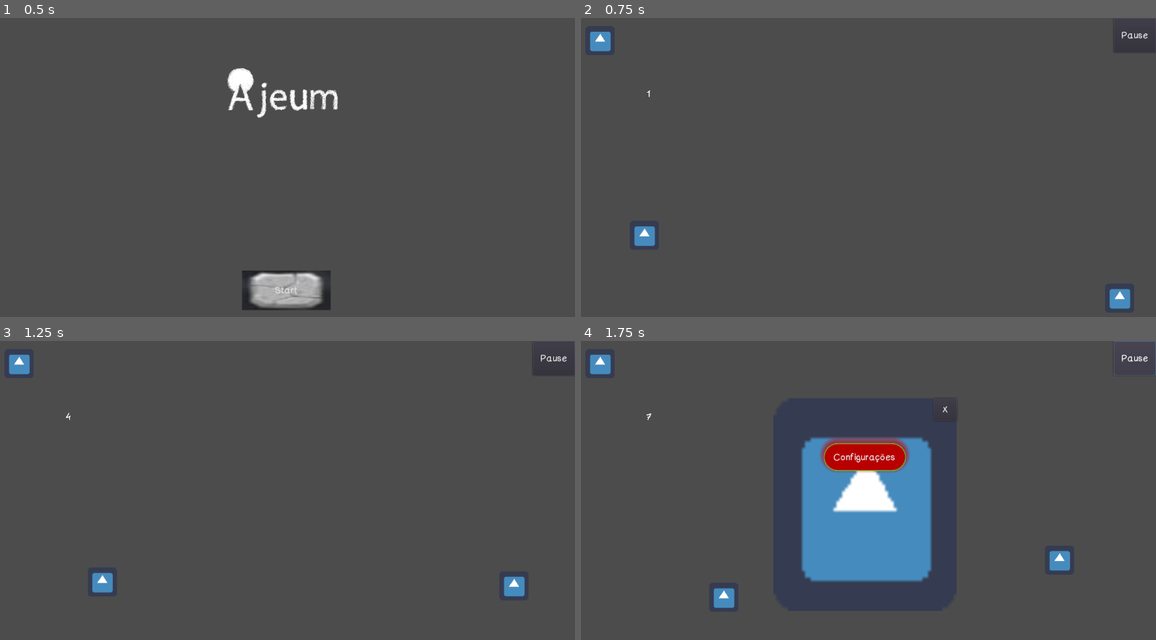
Above: before the commit, frames 1-4 (two rows, left to right).
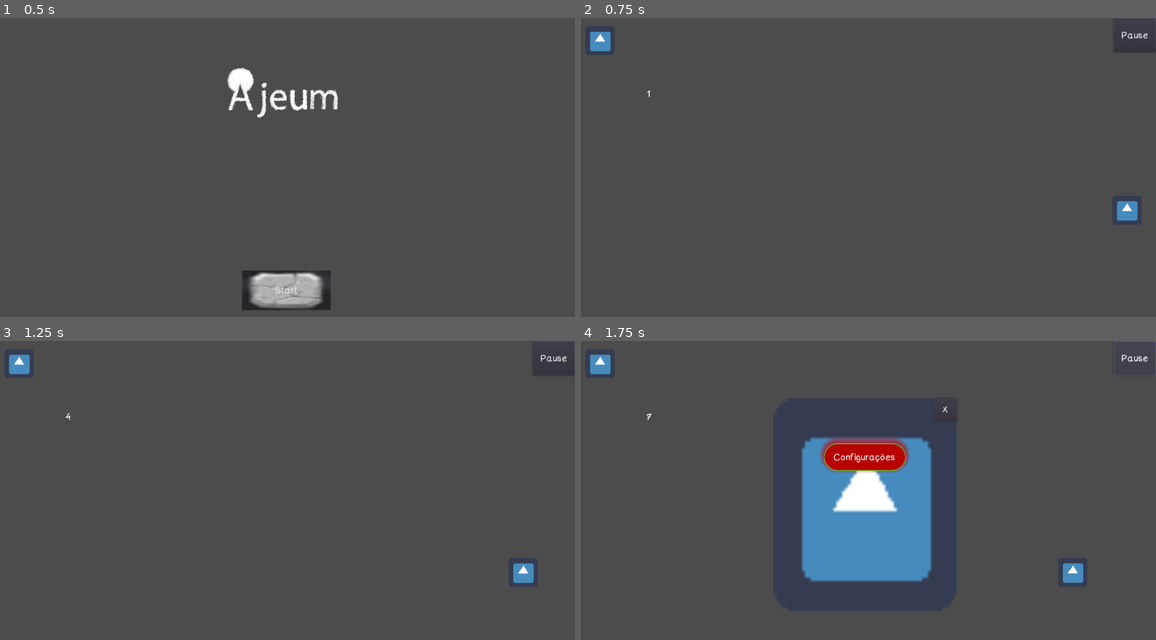
Above: after the commit, the same moments.

Repository: nathanalvez/Ajeum
Game: Godot game, scene res://Scenes/StartScene.tscn
Same seed, same stepped clock (60 frames per second), same inputs: the game is played once before the commit and once after it. The engine's default icon, where the game draws it, is replaced by a stand-in: a white triangle on a blue panel in a dark square.
Inputs:
- Up to frame 1 (0.5 s): no input
- Up to frame 2 (0.75 s): click "Start" at 0.5 s
- Up to frame 3 (1.25 s): no input
- Up to frame 4 (1.75 s): click "Pause" at 1.25 s

Frame 1 is identical in both runs. In frame 2, 0.7% of the frame differs, in the area x 9-97%, y 61-98%; in frame 3, 0.6%; in frame 4, 0.7%.

Commit message:
Tuesday Lesson

Diff:
--- a/HUD's/HUD_Scripts/Main_Menu.gd
+++ b/HUD's/HUD_Scripts/Main_Menu.gd
@@ -1,21 +1,21 @@
 extends Control
 
-var isPauseVisible = false
+var isPauseVisible = false #booleana que controla se o menu de pause está visível ou não
 
 func _ready():
 	pass # Replace with function body.
 
 func _process(delta):
-	if (isPauseVisible):
-		show()
-	else:
-		hide()
+	if (isPauseVisible): #se está pausado
+		show() #mostrar menu de pause
+	else:#se ele não está pausado
+		hide() #não mostrar o menu de pause.
 
-func _on_Pause_pressed():
+func _on_Pause_pressed(): #quando pressionarmos o butão, invertemos o valor da booleana.
 	if (isPauseVisible == true):
 		isPauseVisible = false
 	else:
 		isPauseVisible = true
 
-func _on_Exit_pressed():
+func _on_Exit_pressed(): #signal utilizado para fechar o menu de pause.
 	isPauseVisible = false
--- a/Scenes/Main.tscn
+++ b/Scenes/Main.tscn
@@ -29,7 +29,7 @@
 [node name="HUD_Main" parent="." instance=ExtResource( 3 )]
 
 [node name="Cliente" type="KinematicBody2D" parent="."]
-position = Vector2( 1216, 647 )
+position = Vector2( 1233, 395 )
 script = ExtResource( 4 )
 type = 1
 waypoints = [ "point1", "point2", "point3", "point4", "point5", "point6", "point7", "point8" ]
@@ -41,48 +41,59 @@
 position = Vector2( 1, 0 )
 shape = SubResource( 2 )
 
-[node name="Cliente2" type="KinematicBody2D" parent="."]
-position = Vector2( 127, 462 )
-script = ExtResource( 4 )
-type = 1
-waypoints = [ "point8", "point7", "point6", "point5", "point4", "point3", "point2", "point1" ]
+[node name="Waypoint0" type="Node" parent="."]
 
-[node name="Sprite" type="Sprite" parent="Cliente2"]
-texture = ExtResource( 1 )
+[node name="point1" type="Position2D" parent="Waypoint0"]
+position = Vector2( 1144, 549 )
 
-[node name="CollisionShape2D" type="CollisionShape2D" parent="Cliente2"]
-position = Vector2( 1, 0 )
-shape = SubResource( 2 )
+[node name="point2" type="Position2D" parent="Waypoint0"]
+position = Vector2( 1052, 482 )
 
-[node name="point1" type="Position2D" parent="."]
-position = Vector2( 1164, 550 )
+[node name="point3" type="Position2D" parent="Waypoint0"]
+position = Vector2( 926, 423 )
 
-[node name="point2" type="Position2D" parent="."]
-position = Vector2( 1072, 483 )
+[node name="point4" type="Position2D" parent="Waypoint0"]
+position = Vector2( 776, 414 )
 
-[node name="point3" type="Position2D" parent="."]
-position = Vector2( 946, 424 )
+[node name="point5" type="Position2D" parent="Waypoint0"]
+position = Vector2( 620, 452 )
 
-[node name="point4" type="Position2D" parent="."]
-position = Vector2( 796, 415 )
+[node name="point6" type="Position2D" parent="Waypoint0"]
+position = Vector2( 501, 527 )
 
-[node name="point5" type="Position2D" parent="."]
-position = Vector2( 640, 453 )
+[node name="point7" type="Position2D" parent="Waypoint0"]
+position = Vector2( 378, 579 )
 
-[node name="point6" type="Position2D" parent="."]
-position = Vector2( 521, 528 )
+[node name="point8" type="Position2D" parent="Waypoint0"]
+position = Vector2( 266, 558 )
 
-[node name="point7" type="Position2D" parent="."]
-position = Vector2( 398, 580 )
+[node name="Waypoint1" type="Node" parent="."]
 
-[node name="point8" type="Position2D" parent="."]
-position = Vector2( 286, 559 )
+[node name="point1" type="Position2D" parent="Waypoint1"]
+position = Vector2( 1147, 237 )
 
-[node name="Waypoints" type="Node2D" parent="."]
+[node name="point2" type="Position2D" parent="Waypoint1"]
+position = Vector2( 1055, 170 )
+
+[node name="point3" type="Position2D" parent="Waypoint1"]
+position = Vector2( 929, 111 )
+
+[node name="point4" type="Position2D" parent="Waypoint1"]
+position = Vector2( 779, 102 )
+
+[node name="point5" type="Position2D" parent="Waypoint1"]
+position = Vector2( 623, 140 )
+
+[node name="point6" type="Position2D" parent="Waypoint1"]
+position = Vector2( 504, 215 )
+
+[node name="point7" type="Position2D" parent="Waypoint1"]
+position = Vector2( 381, 267 )
+
+[node name="point8" type="Position2D" parent="Waypoint1"]
+position = Vector2( 269, 246 )
 
 [connection signal="StateMachine" from="Cliente" to="HUD_Main/Label" method="_on_Cliente_StateMachine"]
 [connection signal="delay" from="Cliente" to="HUD_Main/Label" method="_on_Cliente_delay"]
-[connection signal="StateMachine" from="Cliente2" to="HUD_Main/Label" method="_on_Cliente_StateMachine"]
-[connection signal="delay" from="Cliente2" to="HUD_Main/Label" method="_on_Cliente_delay"]
 
 [editable path="HUD_Main"]
--- a/Scripts/Cliente.gd
+++ b/Scripts/Cliente.gd
@@ -1,8 +1,19 @@
-extends KinematicBody2D
+#Necessita que tenha um objeto na cena com a nomenclatura parecida com Waypoint1
+#Temos uma intrucao que utiliza esse padrao de nomenclatura para ler o caminho a ser percorrido ate uma mesa
+#Tomar cuidado para a variavel chamada "caminho" ter um valor que nao esta registrado como conjunto de caminhos
 
+
+extends KinematicBody2D #tipo do objeto/node
+
+
+#sinais proprios/ custom signals.
+#sao formas de externalizar um valor para outros nodes.
 signal delay (countValue)
 signal StateMachine (current)
 
+
+#enumerator => tipo de variavel para darmos nomes a numeros.
+# Ex: normal == 0    ---    Famoso == 1
 enum TipoCliente {
 	Normal,
 	Famoso
@@ -10,14 +21,25 @@
 
 enum States {
 	Default,
-	Walking, #<<<<<<<<<<<<<<<
+	Walking,
 	Ordering,
 	Waiting,
 }
 
+# bloco para declarar variáveis.
+# variáveis tem tipos:
+# var int = 0;
+# var float = 0.1;
+# var boolean = true/false;
+# var string = "texto";
+# var Vector2 = new Vector2(x, y);
+# var Array = [0, 1, 2, 3, 4]  <<< pode armazenar também outros tipos de variáveis.
+
+# Export serve para exibirmos a variável no inspector do godor, para não precisar editar o codigo sempre.
+# no unity o "Export" é chamado de [SerializeField]
+# lembrando que no godot/phyton o tipo da variável é definido pelo valor de saída.
+
 var count = 0
-
-export var nome = ""
 
 export var currentState = States.Default
 export var type = TipoCliente.Normal
@@ -29,34 +51,41 @@
 export var waypoints = []
 var currentPoint = 0
 
-func _ready():
+export var caminho = 0;
+
+func _ready(): # funcao que executa antes de todas as outras e apenas uma vez
 	currentState = States.Walking
-	print(waypoints.size())
 
-func _physics_process(delta):
+func _physics_process(delta): # diferente de _process, o physics leva em consideracao o relogio.
 	count += 0.1
-	emit_signal("delay", count)
+	emit_signal("delay", count) # passando para o meu custom signal o valor da variavel count.
 	emit_signal("StateMachine", currentState)
 
-	match currentState:
-		States.Walking:
-			Walk()
+	match currentState: # é o switch em outras linguagens e é basicamente um conjunto de ifs que não executam juntos.
+		States.Walking: #exemplo de como chamar os valores do enumerator.
+			Walk() # chamada de função.
 
-func Walk():
+func _process(delta): # executa a cada frame de acordo com a velocidade da maquina.
+	pass
 
-	for i in range(waypoints.size()):
+func Walk(): #funcão custom para ser chamado dentro do match/switch
+	# for não é um loop infinito.
+	for i in range(waypoints.size()): # for é um tipo de loop que executa X vezes dependendo do valor da variável.
 		i = currentPoint
-		targetPosition = get_parent().get_node(waypoints[i]).position
-		print(waypoints[i])
-		break
+		targetPosition = get_parent().get_node("Waypoint" + str(caminho) + "/" + waypoints[i]).position #linha responsavel por armazenar a posição dos points do array
+		# a linha de cima também armazena a posição de um alvo para ir na direção do mesmo.
+		print(waypoints[i]) #print() coloca coisas no console, muito bom para sabermos quais informações estamos lendo.
+		break # o break para o loop.
 
+	#está aplicando uma força em direção ao targetPosition.
 	myPosition = position.direction_to(targetPosition) * speed
 
+	#enquanto ele não estiver perto do target, ele continua indo em sua direção.
 	if position.distance_to(targetPosition) > 10:
-		myPosition = move_and_slide(myPosition)
-	else:
+		myPosition = move_and_slide(myPosition) #aplica uma força para mover o objeto.
+	else: #se ele não está andando, significa que chegou, então vá para o proximo.
 		currentPoint += 1
-		#o que ele vai fazer quando ele chegar no objetivo dele.
 
+	#if projetado para evitar erros. Quando o currentPoint for maior que o tamanho do array, eu paro de andar.
 	if currentPoint >= waypoints.size():
 		currentState = States.Default
--- a/Scripts/Label.gd
+++ b/Scripts/Label.gd
@@ -10,11 +10,10 @@
 		pass
 
 
-
 func _on_Cliente_StateMachine(current):
 	#text = str(current)
 	pass
 
 
-func _on_Cliente_delay(countValue):
-	text = str(countValue)
+func _on_Cliente_delay(countValue): #função que referencia o custom signal que criamos no cliente.
+	text = str(countValue) #muda o texto em tempo real da label
--- a/Scripts/Player.gd
+++ b/Scripts/Player.gd
@@ -21,9 +21,9 @@
 func _ready():
 	classeAtual = ClassesPersonagem.Guerreiro
 
-func get_input():
-	velocity = Vector2()
-	if Input.is_action_pressed("right"):
+func get_input(): # funcão da documentação, ela faz uma movimentação para 8 lados.
+	velocity = Vector2() #define velocidade para x e y
+	if Input.is_action_pressed("right"): #se eu pressionei o botão representado pela string "right" ele executa a ação debaixo.
 		velocity.x += 1
 	if Input.is_action_pressed("left"):
 		velocity.x -= 1
@@ -31,13 +31,16 @@
 		velocity.y += 1
 	if Input.is_action_pressed("up"):
 		velocity.y -= 1
+
+	#existe um erro que quando você aperta 2 direcionais ele soma o valor e anda mais rápido.
+	#o normalize garante que as velocidades sejam as mesmas para cada direção.
 	velocity = velocity.normalized() * speed
 
 func _physics_process(delta):
-	get_input()
-	velocity = move_and_slide(velocity)
+	get_input() #a chamada da função que contém os ifs para movimentação.
+	velocity = move_and_slide(velocity) #aplica uma força para mover o objeto.
 
-	match classeAtual:
+	match classeAtual: # é o switch em outras linguagens e é basicamente um conjunto de ifs que não executam juntos.
 		ClassesPersonagem.Guerreiro:
 			StatusBase(200, 20, 100, 10, 0)
 			Guerreiro()
@@ -50,18 +53,18 @@
 			StatusBase(50, 150, 20, 0, 100)
 			Mago()
 
-func StatusBase(_vida, _mana, _defesa, _ataque, _magia):
+func StatusBase(_vida, _mana, _defesa, _ataque, _magia): # função custom para definir os valores de atributos.
 	vida = _vida
 	mana = _mana
 	defesa = _defesa
 	ataque = _ataque
 	magia = _magia
 
-func Guerreiro():
+func Guerreiro(): #função custom a ser chamada dentro do match/switch
 	pass
 
-func Ladino():
+func Ladino():#função custom a ser chamada dentro do match/switch
 	pass
 
-func Mago():
+func Mago():#função custom a ser chamada dentro do match/switch
 	pass
